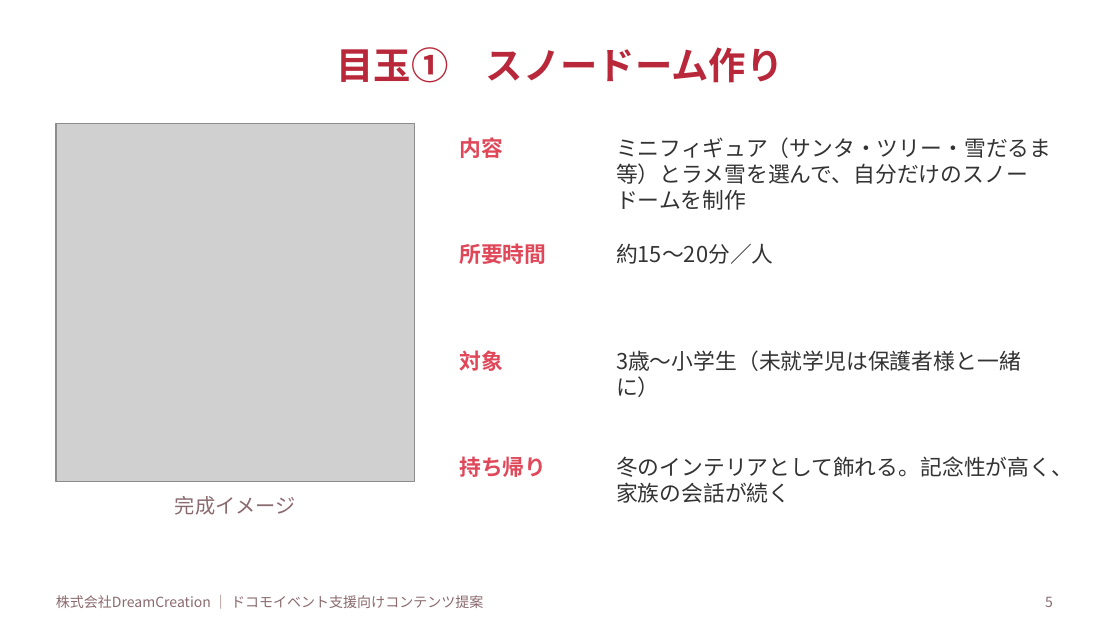
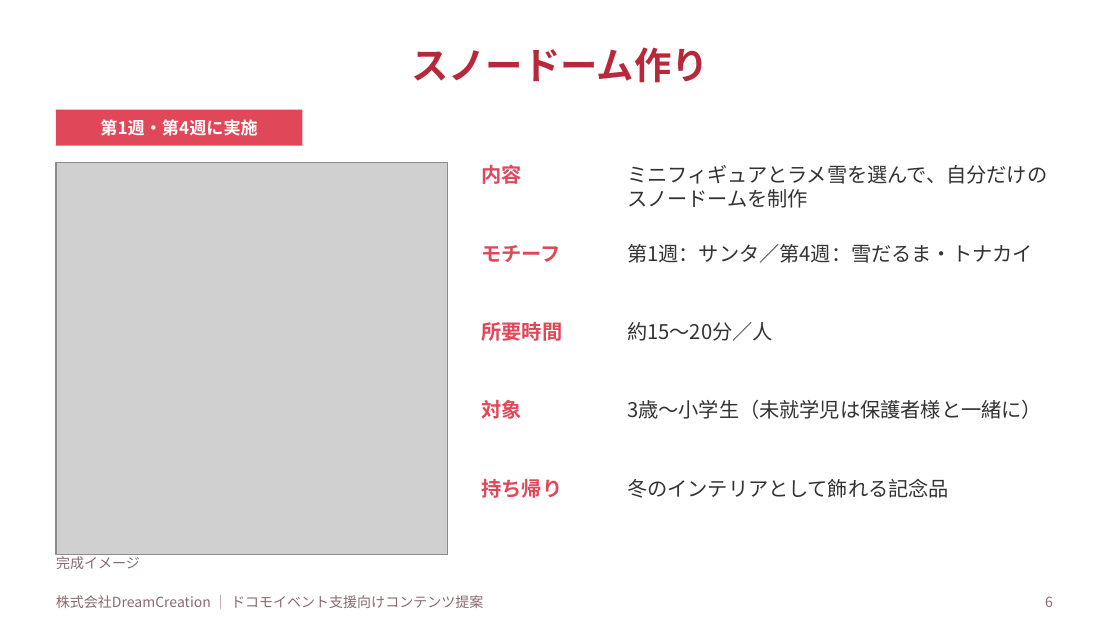
Before and after one commit to lunamax77/-next-vision, a slide deck: slide 6 of docs/proposals/2026-12_docomo_christmas-ws/企画書_NTTドコモ_クリスマスWS.pptx (slide 5 before the commit). Drawn at 1120x630 pixels with LibreOffice and Linux fonts; fonts in the diff are those of the drawing; grey boxes stand for pictures. Boxes give left, top, right and bottom in pixels: in the first picture for what was removed or moved away, otherwise in the second. Text is boxed around its words. In the diff, an @@ line names an element or a change of style, - is before the commit and + after.

```diff
--- a/docs/proposals/2026-12_docomo_christmas-ws/企画書_NTTドコモ_クリスマスWS.pptx
+++ b/docs/proposals/2026-12_docomo_christmas-ws/企画書_NTTドコモ_クリスマスWS.pptx
@@ title at box(411, 47, 709, 83): text changed @@
-目玉① スノードーム作り
+スノードーム作り
@@ rectangle added at box(56, 110, 302, 146), fill #E0485A, 11 pt, text #FFFFFF, bold @@
+第1週・第4週に実施
@@ picture: place and size @@
-picture at box(56, 123, 414, 482)
+picture at box(56, 162, 448, 554)
@@ text "内容": place and size @@
-text "内容" at box(459, 137, 503, 158)
+text "内容" at box(482, 164, 522, 184)
@@ text at box(627, 165, 1047, 208): text changed; size 14 to 13 pt @@
-ミニフィギュア（サンタ・ツリー・雪だるま等）とラメ雪を選んで、自分だけのスノードームを制作
+ミニフィギュアとラメ雪を選んで、自分だけのスノードームを制作
@@ text added at box(482, 245, 562, 262), 13 pt, text #E0485A, bold @@
+モチーフ
@@ text added at box(627, 244, 1033, 263), 13 pt, text #333333 @@
+第1週：サンタ／第4週：雪だるま・トナカイ
@@ size 14 to 13 pt in 6 elements at box(482, 479, 563, 498), box(482, 164, 522, 184), box(627, 400, 1042, 419), box(482, 400, 522, 419), box(627, 322, 773, 341), box(482, 322, 563, 341) @@
@@ text "所要時間": place and size @@
-text "所要時間" at box(459, 243, 546, 264)
+text "所要時間" at box(482, 322, 563, 341)
@@ text "約15〜20分／人": place and size @@
-text "約15〜20分／人" at box(616, 243, 774, 264)
+text "約15〜20分／人" at box(627, 322, 773, 341)
@@ text "対象": place and size @@
-text "対象" at box(459, 350, 503, 371)
+text "対象" at box(482, 400, 522, 419)
@@ text "3歳〜小学生（未就学児は保護者様と一緒に）": place and size @@
-text "3歳〜小学生（未就学児は保護者様と一緒に）" at box(616, 350, 1021, 397)
+text "3歳〜小学生（未就学児は保護者様と一緒に）" at box(627, 400, 1042, 419)
@@ text "持ち帰り": place and size @@
-text "持ち帰り" at box(459, 456, 546, 477)
+text "持ち帰り" at box(482, 479, 563, 498)
@@ text at box(627, 479, 949, 498): text changed; size 14 to 13 pt @@
-冬のインテリアとして飾れる。記念性が高く、家族の会話が続く
+冬のインテリアとして飾れる記念品
@@ text "完成イメージ": place and size @@
-text "完成イメージ" at box(175, 496, 296, 515)
+text "完成イメージ" at box(56, 554, 140, 569)
@@ text "完成イメージ" at box(56, 554, 140, 569): size 13 to 9 pt; alignment centre to left @@
@@ page number at box(1045, 596, 1053, 607): text changed @@
-5
+6
```
Also in this commit, not shown: 6 other slides changed, 1 slide added, 4 other files.
